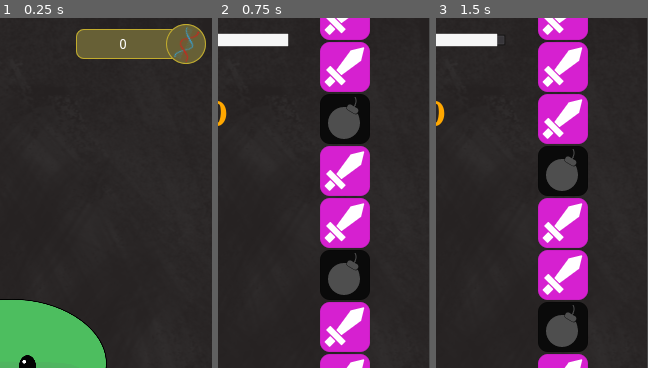
Above: before the commit, frames 1-3 (left to right).
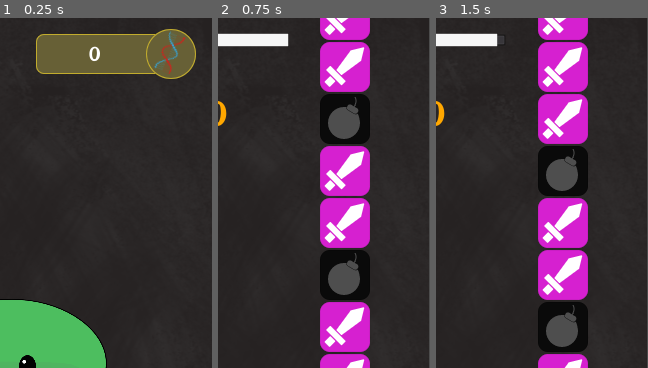
Above: after the commit, the same moments.

Repository: Raizu548/JAM-ChacoDevs
Game: Godot game, scene res://juego/menus/MenuPrincipal.tscn
Same seed, same stepped clock (60 frames per second), same inputs: the game is played once before the commit and once after it. The project has no main scene, so this scene is started directly.
Inputs:
- Up to frame 1 (0.25 s): no input
- Up to frame 2 (0.75 s): click "Jugar" at 0.5 s
- Up to frame 3 (1.5 s): tap Enter at 1.25 s; tap Right (flecha_der) at 1.35 s
The pictures show only the part of the screen within x 50-100%, y 0-50%; the shares and areas given below are measured in that part.

The runs differ from the first frame. In frame 1, 6.7% of the frame differs, in the area x 16-98%, y 1-18%; in frame 2, nothing differs; in frame 3, nothing differs.

Commit message:
velocidad de tiempo mejorada

Diff:
--- a/juego/HUD/PanelPuntuacion.tscn
+++ b/juego/HUD/PanelPuntuacion.tscn
@@ -1,19 +1,25 @@
-[gd_scene load_steps=3 format=2]
+[gd_scene load_steps=5 format=2]
 
-[ext_resource path="res://juego/HUD/panelPuntuacion.png" type="Texture" id=1]
+[ext_resource path="res://recursos/font/IrishGrover-Regular.ttf" type="DynamicFontData" id=1]
 [ext_resource path="res://juego/HUD/PanelPuntuacion.gd" type="Script" id=2]
+[ext_resource path="res://juego/HUD/panelPuntuacionGrande.png" type="Texture" id=3]
+
+[sub_resource type="DynamicFont" id=1]
+size = 20
+font_data = ExtResource( 1 )
 
 [node name="PanelPuntuacion" type="Node2D"]
 script = ExtResource( 2 )
 
 [node name="Sprite" type="Sprite" parent="."]
-texture = ExtResource( 1 )
+texture = ExtResource( 3 )
 
 [node name="LabelPts" type="Label" parent="."]
-margin_left = -55.0
-margin_top = -6.0
-margin_right = 20.0
-margin_bottom = 8.0
+margin_left = -70.0
+margin_top = -16.0
+margin_right = 27.0
+margin_bottom = 16.0
+custom_fonts/font = SubResource( 1 )
 text = "100"
 align = 1
 valign = 1
--- a/juego/HUD/VentanaEmergentederrota.gd
+++ b/juego/HUD/VentanaEmergentederrota.gd
@@ -15,6 +15,7 @@
 	puntaje = puntaje / 2
 	print(puntaje)
 	$LabelPts.text = "{pts}".format({"pts":puntaje})
+	DatosJuego.puntosTotal = puntaje
 
 
 func _on_mostrar_ventana(pts: int) -> void:
@@ -22,6 +23,7 @@
 	get_tree().paused = not get_tree().paused
 	puntaje = pts
 	$LabelPts.text = "{pts}".format({"pts":puntaje})
+
 	if DatosJuego.tipo_muerte == "calavera":
 		$SpriteTiempo.visible = false
 		$SpriteCalavera.visible = true
--- a/juego/cuadroInformacion/BarraTiempo.gd
+++ b/juego/cuadroInformacion/BarraTiempo.gd
@@ -1,29 +1,31 @@
 extends Node2D
 
 export var tiempoMax: float
-export var tiempoMaxMin: float
-export var tiempoMaxActual: float
-export var tiempoDisminuido: float
+#export var tiempoMaxMin: float
+#export var tiempoMaxActual: float
+#export var tiempoDisminuido: float
 export var tiempoAumentado: float
-export var valorDisminusionTiempoMax: float
+#export var valorDisminusionTiempoMax: float
+export var aumentoVelocidad: float
 
 onready var barraTiempo = $ProgressBar
 onready var timerDisminucion = $Timer
 
 var tiempoSeg: float
 var arrancar: bool = false
+var aceleracion: float
 
 
 func _ready() -> void:
-	tiempoMaxActual = tiempoMax
-	tiempoSeg = tiempoMaxActual
+	aceleracion = 1
+	tiempoSeg = tiempoMax
 	barraTiempo.max_value = tiempoMax
 	barraTiempo.value = tiempoSeg
 
 
 func _process(delta: float) -> void:
 	if arrancar:
-		tiempoSeg -= 1 * delta
+		tiempoSeg -= 1 * delta * aceleracion
 		barraTiempo.value = tiempoSeg
 
 		if tiempoSeg <= 0:
@@ -35,25 +37,31 @@
 	arrancar = true
 
 
+
 func matar_tiempo() -> void:
 	tiempoSeg = 0.1
 
 
+func aumentar_velocidad() -> void:
+	if aceleracion < 1.6:
+		aceleracion += aumentoVelocidad
+
+
 func aumentar_tiempo() -> void:
-	if tiempoSeg <= tiempoMaxActual - tiempoAumentado:
+	if tiempoSeg <= tiempoMax - tiempoAumentado:
 		tiempoSeg += tiempoAumentado
 		clamp(tiempoSeg,0,tiempoMax)
 
 
-func disminuir_tiempo() -> void:
-	tiempoSeg -= tiempoDisminuido
-
-
-func disminuir_tiempo_max() -> void:
-	if tiempoMaxActual > tiempoMaxMin:
-		tiempoMaxActual -= valorDisminusionTiempoMax
-		barraTiempo.max_value = tiempoMaxActual
+#func disminuir_tiempo() -> void:
+#	tiempoSeg -= tiempoDisminuido
+#
+#
+#func disminuir_tiempo_max() -> void:
+#	if tiempoMaxActual > tiempoMaxMin:
+#		tiempoMaxActual -= valorDisminusionTiempoMax
+#		barraTiempo.max_value = tiempoMaxActual
 
 func _on_Timer_timeout() -> void:
-	disminuir_tiempo_max()
+	aumentar_velocidad()
 	print("tiempo disminuido")
--- a/juego/cuadroInformacion/BarraTiempo.tscn
+++ b/juego/cuadroInformacion/BarraTiempo.tscn
@@ -25,7 +25,7 @@
 texture = ExtResource( 1 )
 
 [node name="Timer" type="Timer" parent="."]
-wait_time = 30.0
+wait_time = 20.0
 autostart = true
 
 [connection signal="timeout" from="Timer" to="." method="_on_Timer_timeout"]
--- a/juego/menus/MenuPrincipal.tscn
+++ b/juego/menus/MenuPrincipal.tscn
@@ -32,7 +32,7 @@
 }
 
 [node name="PanelPuntuacion" parent="." instance=ExtResource( 1 )]
-position = Vector2( 354, 26 )
+position = Vector2( 329, 36 )
 
 [node name="Moustro" parent="." instance=ExtResource( 2 )]
 position = Vector2( 212, 350 )
--- a/juego/nivel/Nivel.gd
+++ b/juego/nivel/Nivel.gd
@@ -122,7 +122,6 @@
 
 
 func bajar_cuadros(contenedorPos: Node2D, contObj: Node) -> void:
-	##var posiciones = contenedorPos.get_child_count() -1
 	var posiciones = contObj.get_child_count() -1
 	for i in range(posiciones):
 		var posAbajo = contenedorPos.get_child(i)
@@ -169,7 +168,6 @@
 		contenedorPuntuacion.agregarPunto(moustroDatos.bonus)
 		barraTiempo.aumentar_tiempo()
 	elif objeto.get_tipo() == "bomba":
-		#barraTiempo.disminuir_tiempo()
 		bombitaTiempo.activar_tiempo()
 		congelado = true
 	else:
--- a/juego/nivel/Nivel.tscn
+++ b/juego/nivel/Nivel.tscn
@@ -148,10 +148,8 @@
 [node name="BarraTiempo" parent="." instance=ExtResource( 4 )]
 position = Vector2( 141, 22 )
 tiempoMax = 2.0
-tiempoMaxMin = 1.0
-tiempoDisminuido = 0.5
 tiempoAumentado = 0.3
-valorDisminusionTiempoMax = 0.3
+aumentoVelocidad = 0.1
 
 [node name="BotonPregunta" type="Sprite" parent="."]
 position = Vector2( 29, 28 )
Binary file added: juego/HUD/panelPuntuacionGrande.png
Not shown, added: juego/HUD/panelPuntuacionGrande.png.import
